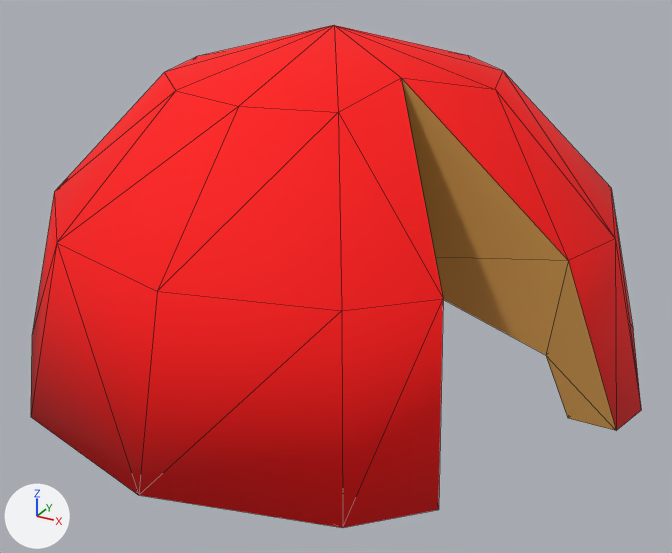
Before and after pictures for a commit that changed the FBX model Assets/Models/Basic_Mushrooms/Hats/Hat_Broken.FBX.
One viewpoint serves both versions: a camera (50 mm lens) standing at (3.35, -6.07, 3.54) and looking at (0.15, -0.25, 0.63). Arrows for +X, +Y and +Z are at lower left; the lights stay in place. Mesh edges are drawn as thin lines. Where no turn or scale is listed for an object, it has been applied to the vertices.

The first picture shows 'BrokenTop_PH'.
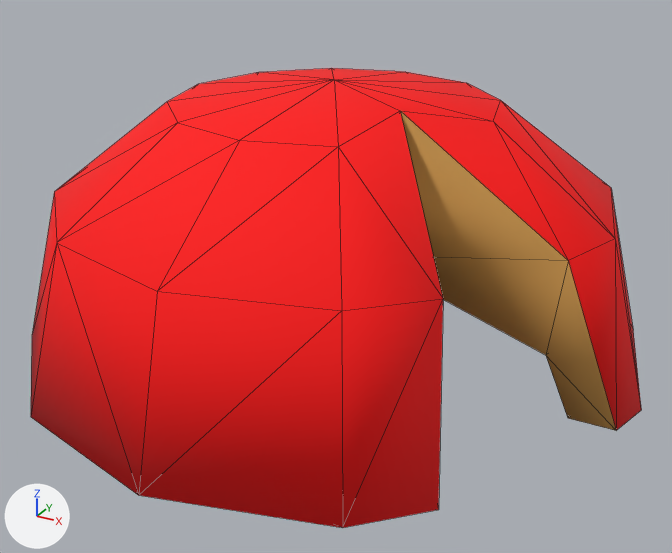
Commit message: Fixa hats att vara plattare

Pixel boxes (x1, y1, x2, y2) of what changed, in the pictures (672 x 553 px; the box of a moved part takes in the faces that stretch with it):
'BrokenTop_PH', reshaped, shading changed (9% shorter): before (31, 25, 641, 528); after (31, 68, 641, 528)
part 1 of me_mesh, moved or reshaped: before (165, 25, 503, 112); after (167, 68, 501, 147)
part 2 of me_mesh, moved or reshaped: before (54, 71, 615, 311); after (54, 101, 615, 311)
part 3 of me_mesh, shading changed: (31, 189, 641, 528) in both

What changed in the scene script:
```text
Change me_mesh:
    used by ob_brokentop_ph; location = (0.01, -0.017, 0.0)
    remove me_mesh.from_pydata(...)  # 67 vertices, 130 faces; spans x -2.5..2.5, y -2.5..2.5, z 0.0..2.5
    add me_mesh.from_pydata(...)  # 67 vertices, 130 faces; spans x -2.5..2.5, y -2.5..2.5, z 0.0..2.1
    me_mesh part 1: the 1 vertex in x 0.0, y 0.0, z 2.5 is moved by (0.0, 0.0, -0.4)
    me_mesh part 2: all 12 vertices in x -1.25..1.25, y -1.25..1.25, z 2.17..2.27 are moved by (0.0, 0.0, -0.22)
    me_mesh part 3: edges marked sharp go from 13 to 0
```
